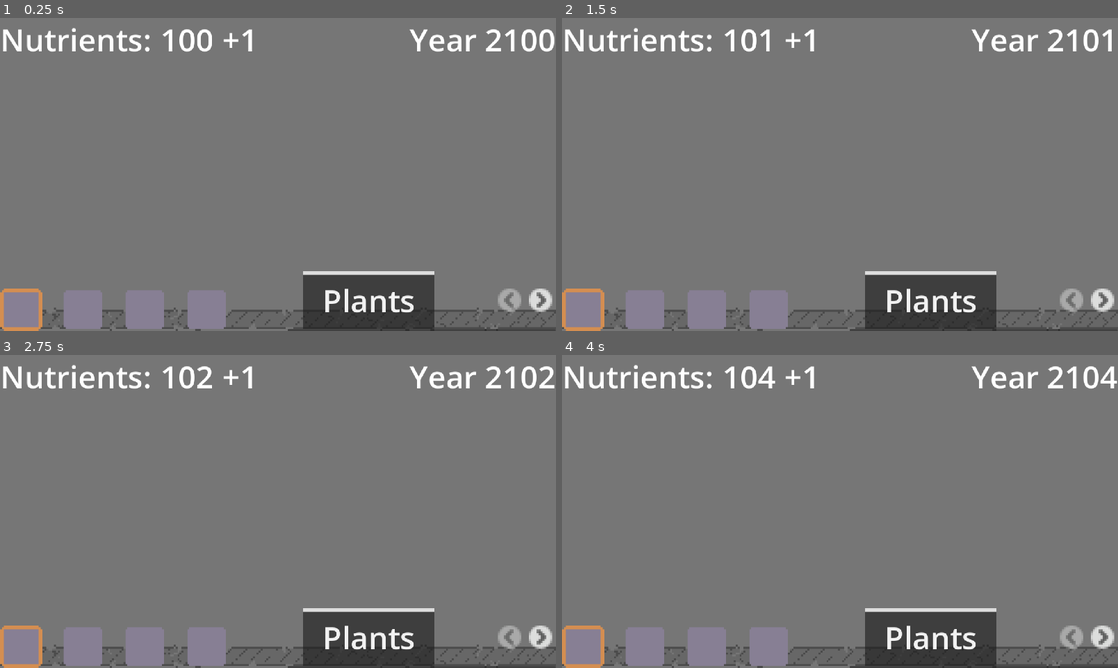
Above: before the commit, frames 1-4 (two rows, left to right).
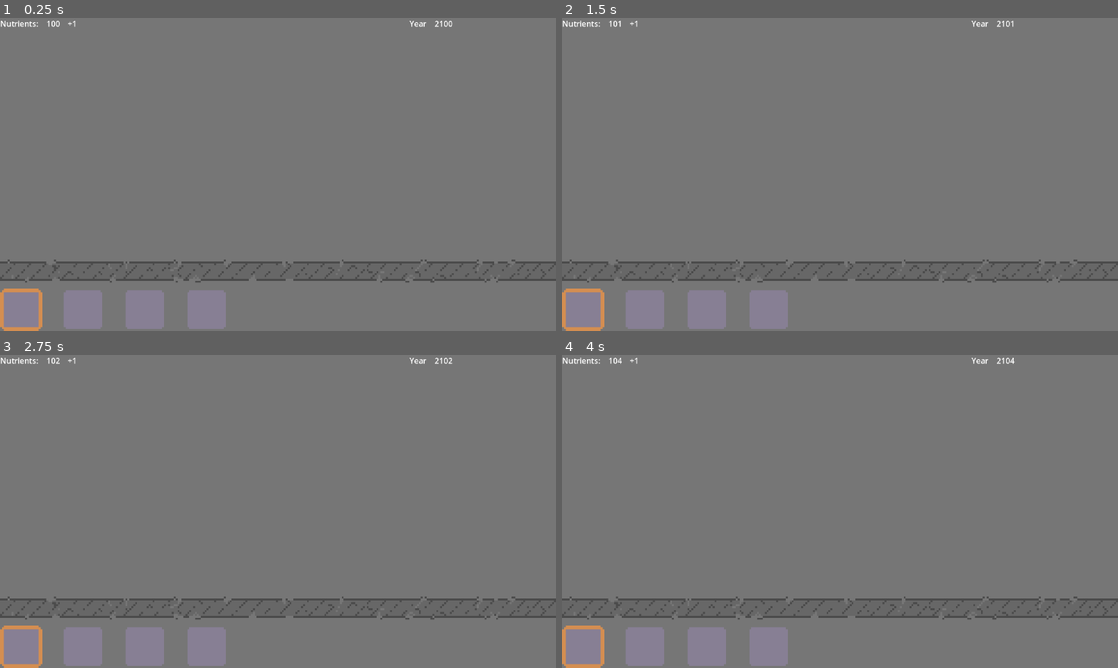
Above: after the commit, the same moments.

Repository: Ameliarate16/CityReclamation
Game: Godot game, scene res://scenes/mainGame.tscn
Two runs of this game, one before a commit and one after it. Both use one fixed random seed, a clock stepped at 60 frames per second and the inputs below.
Inputs (mouse positions are in pixels of both pictures, inside the frame that each line leads up to):
- Up to frame 1 (0.25 s): no input
- Up to frame 2 (1.5 s): tap Enter at 0.5 s; move the mouse to (962, 158) at 0.52 s; click (962, 158) at 0.67 s; tap Space at 1.25 s; move the mouse to (728, 190) at 1.27 s; click (728, 190) at 1.42 s
- Up to frame 3 (2.75 s): move the mouse to (333, 442) at 2.02 s; click (333, 442) at 2.17 s
- Up to frame 4 (4 s): tap Enter at 2.75 s; move the mouse to (812, 574) at 2.77 s; click (812, 574) at 2.92 s; tap Space at 3.5 s; move the mouse to (1006, 558) at 3.52 s; click (1006, 558) at 3.67 s

The runs differ from the first frame. In frame 1, 9.2% of the frame differs, in the area x 0-100%, y 0-100%; in frame 2, 9.1%; in frame 3, 9.2%; in frame 4, 9.2%.

Commit message:
sort of fix ui

Diff:
--- a/project.godot
+++ b/project.godot
@@ -43,6 +43,10 @@
 MushroomEaters=""
 AnimalEaters=""
 
+[gui]
+
+theme/custom="uid://7jlfwxnpnefc"
+
 [rendering]
 
 textures/canvas_textures/default_texture_filter=0
--- a/scenes/mainGame.tscn
+++ b/scenes/mainGame.tscn
@@ -20,6 +20,7 @@
 [node name="Camera2D" type="Camera2D" parent="."]
 
 [node name="GUILayer" type="CanvasLayer" parent="."]
+unique_name_in_owner = true
 script = ExtResource("1_gb8pf")
 
 [node name="Control" type="Control" parent="GUILayer"]
@@ -87,6 +88,7 @@
 hframes = 5
 
 [node name="ResourceContainer" type="BoxContainer" parent="GUILayer/Control"]
+layout_mode = 0
 offset_right = 175.0
 offset_bottom = 51.0
 
@@ -135,16 +137,15 @@
 autowrap_mode = 0
 
 [node name="EntityListContainer" type="TabContainer" parent="GUILayer/Control"]
+visible = false
+custom_minimum_size = Vector2(80, 0)
 layout_mode = 1
-anchors_preset = 3
+anchors_preset = 11
 anchor_left = 1.0
-anchor_top = 1.0
 anchor_right = 1.0
 anchor_bottom = 1.0
-offset_left = -139.0
-offset_top = -31.0
 grow_horizontal = 0
-grow_vertical = 0
+grow_vertical = 2
 current_tab = 0
 
 [node name="Plants" type="BoxContainer" parent="GUILayer/Control/EntityListContainer"]
@@ -159,7 +160,7 @@
 [node name="Environment" type="Node2D" parent="."]
 
 [node name="Sidewalk" type="Sprite2D" parent="Environment"]
-position = Vector2(0, 75)
+position = Vector2(0, 50)
 texture = ExtResource("7_x7hqj")
 
 [connection signal="createAnimal" from="AnimalSpawner" to="GUILayer" method="_on_animal_spawner_create_animal"]
--- a/scripts/animal_spawner.gd
+++ b/scripts/animal_spawner.gd
@@ -2,10 +2,12 @@
 
 @export var animalTypes: Array[PackedScene]
 
+@onready var gui : CanvasLayer = %GUILayer
+
 signal createAnimal(income)
 
 func _ready():
-	get_node("/root/Node2D/GUILayer").timePassed.connect(Callable(self, "on_time_pass"))
+	gui.timePassed.connect(on_time_pass)
 
 func spawnAnimal(animal):
 	var newAnimal = animal.instantiate()
--- /dev/null
+++ b/theme.tres
@@ -0,0 +1,7 @@
+[gd_resource type="Theme" format=3 uid="uid://7jlfwxnpnefc"]
+
+[resource]
+Label/font_sizes/font_size = 4
+RichTextLabel/font_sizes/normal_font_size = 4
+TabBar/font_sizes/font_size = 4
+TabContainer/font_sizes/font_size = 4
